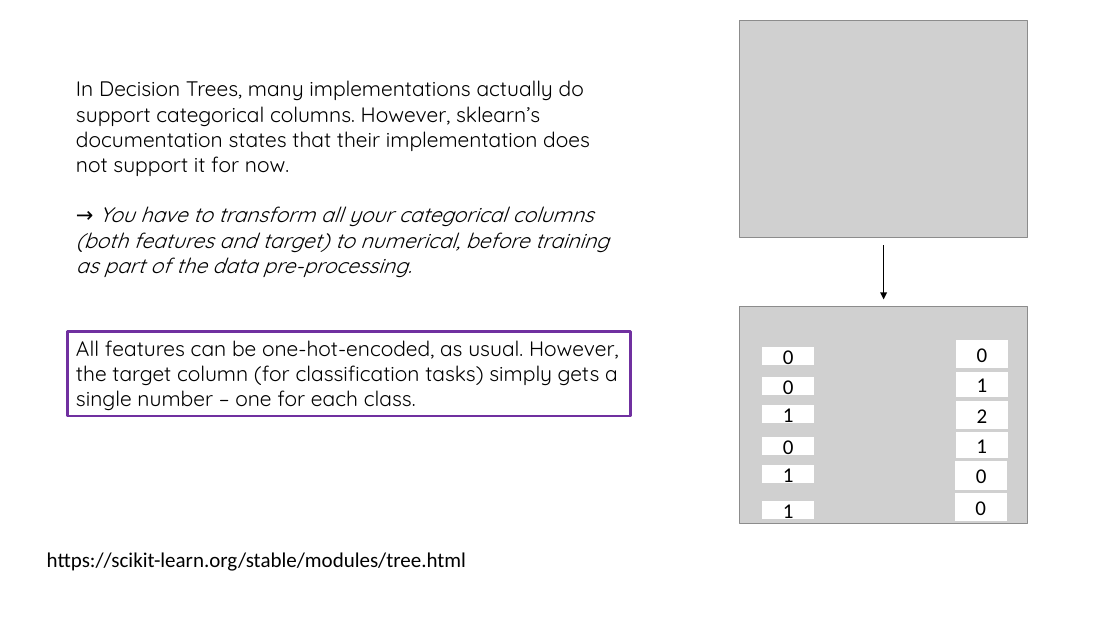
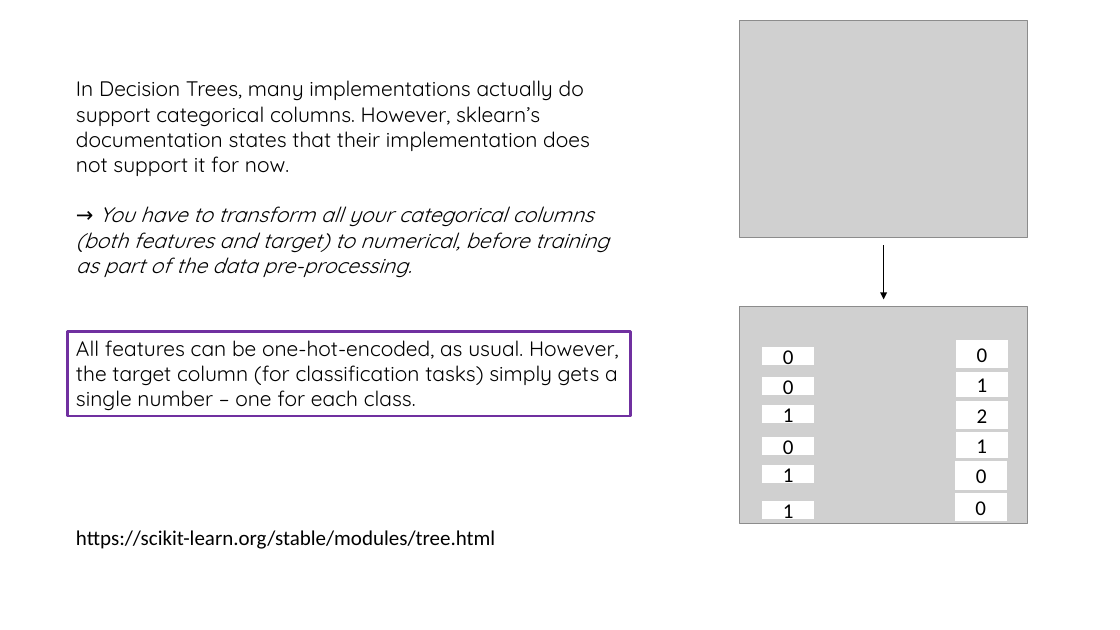
Before and after one commit to aleylani/Machine-Learning, a slide deck: slide 10 of ppts/Decision Trees.pptx. Drawn at 1120x630 pixels with LibreOffice and Linux fonts; fonts in the diff are those of the drawing; grey boxes stand for pictures; background and template pictures are left out. Boxes give left, top, right and bottom in pixels: in the first picture for what was removed or moved away, otherwise in the second. Text is boxed around its words. In the diff, an @@ line names an element or a change of style, - is before the commit and + after.

```diff
--- a/ppts/Decision Trees.pptx
+++ b/ppts/Decision Trees.pptx
@@ text "https://scikit-learn.org/stable/modules/tree.html": place and size @@
-text "https://scikit-learn.org/stable/modules/tree.html" at bbox=[47, 552, 466, 571]
+text "https://scikit-learn.org/stable/modules/tree.html" at bbox=[76, 530, 495, 549]
```
Also in this commit, not shown: 3 other slides changed.
